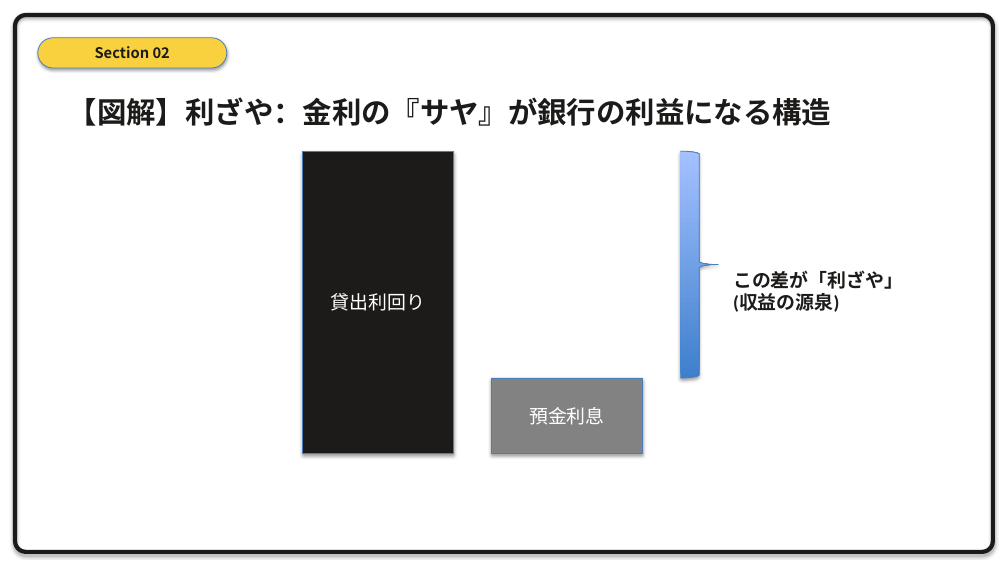
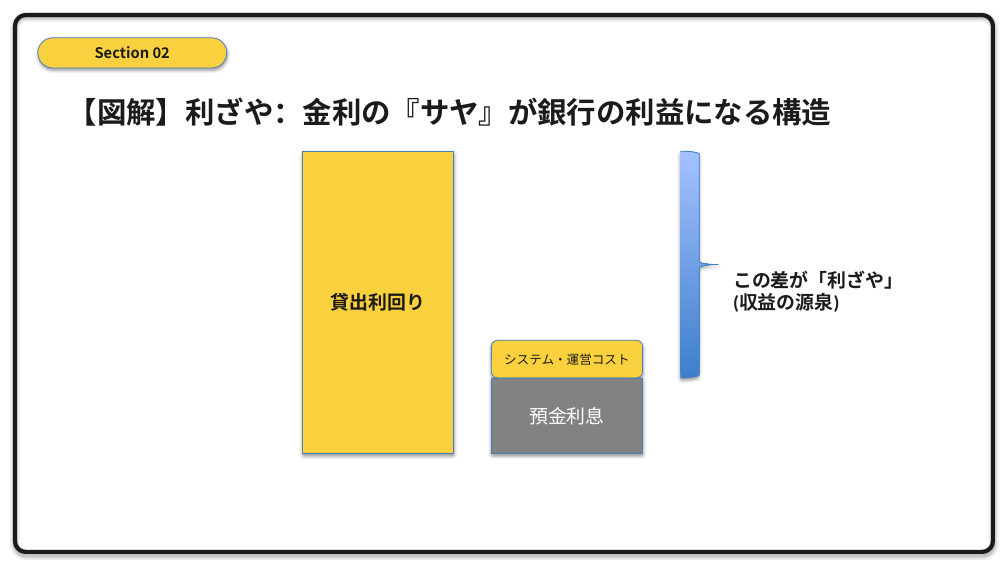
Before and after one commit to xilicrysta/bank-pptx, a slide deck: slide 11 of design-strategy/bank_strategy_presentation.pptx. Drawn at 1008x567 pixels with LibreOffice and Linux fonts; fonts in the diff are those of the drawing. Boxes give left, top, right and bottom in pixels: in the first picture for what was removed or moved away, otherwise in the second. Text is boxed around its words. In the diff, an @@ line names an element or a change of style, - is before the commit and + after.

```diff
--- a/design-strategy/bank_strategy_presentation.pptx
+++ b/design-strategy/bank_strategy_presentation.pptx
@@ rectangle "貸出利回り" at (302,151,454,454): text colour #FFFFFF to #1C1B19, bold on; fill #1C1B19 to #F9D13E @@
@@ rounded rectangle added at (492,340,643,378), fill #F9D13E, outline #4B7EBC 0.75 pt, 12 pt, text #1C1B19 @@
+システム・運営コスト
```
Also in this commit, not shown: 15 other slides changed, 1 other file.
